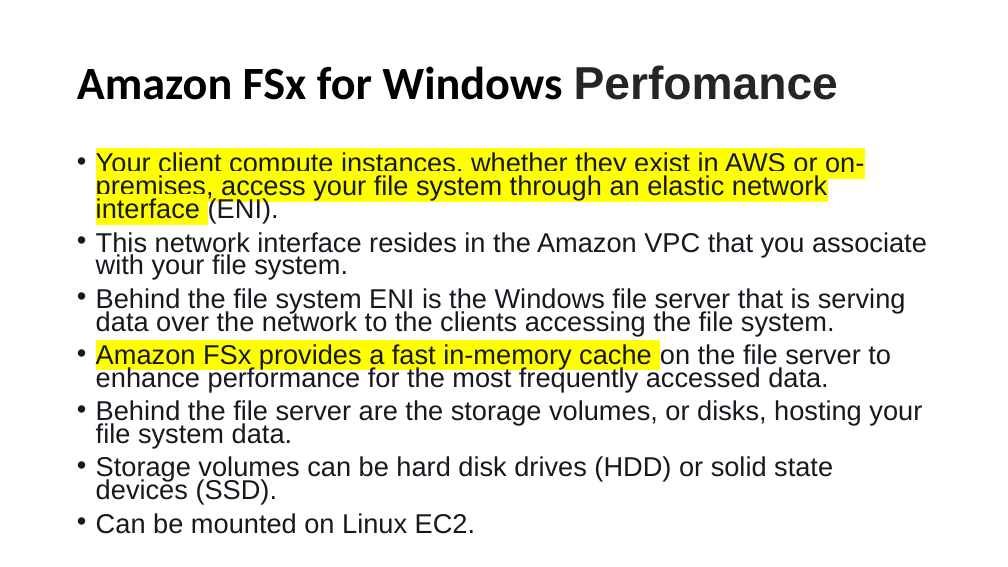
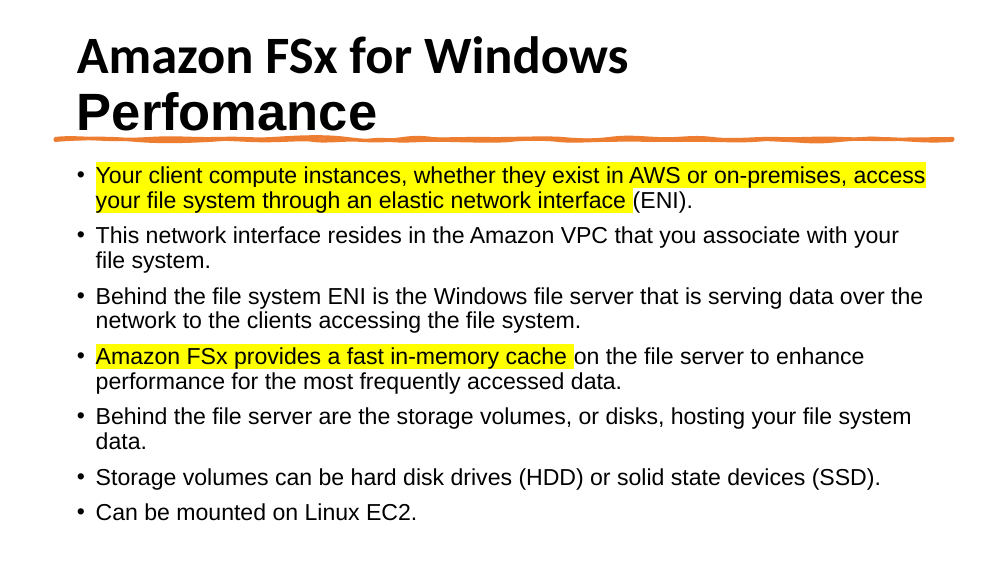
Before and after one commit to IlyaChakun/aws-iba-courses, a slide deck: slide 7 of lecture-materials/Storage/FSx/fsx.pptx. Drawn at 1008x567 pixels with LibreOffice and Linux fonts; fonts in the diff are those of the drawing. Boxes give left, top, right and bottom in pixels: in the first picture for what was removed or moved away, otherwise in the second. Text is boxed around its words. In the diff, an @@ line names an element or a change of style, - is before the commit and + after.

```diff
--- a/lecture-materials/Storage/FSx/fsx.pptx
+++ b/lecture-materials/Storage/FSx/fsx.pptx
@@ title "Amazon FSx for Windows Perfomance" at [77,36,629,141]: size 44 to 50 pt; text colour #252525 to #000000 in "Perfomance" @@
@@ freeform shape added at [55,138,953,140], fill #ED7D31, outline #ED7D31 3.25 pt @@
@@ text "Your client compute instances, whether ...": place and size @@
-text "Your client compute instances, whether ..." at [96,152,927,504]
+text "Your client compute instances, whether ..." at [96,166,926,521]
@@ text "Your client compute instances, whether ..." at [96,166,926,521]: size 25.9 to 22 pt, text colour #16191F to #000000; line spacing 0.7 to 0.9 @@
```
Also in this commit, not shown: 11 other slides changed, 15 other files.
